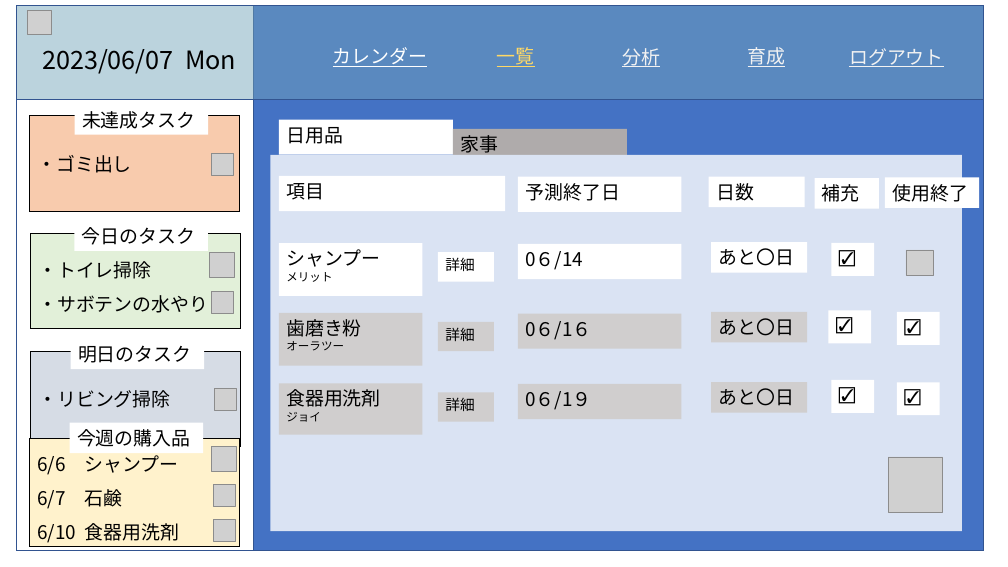
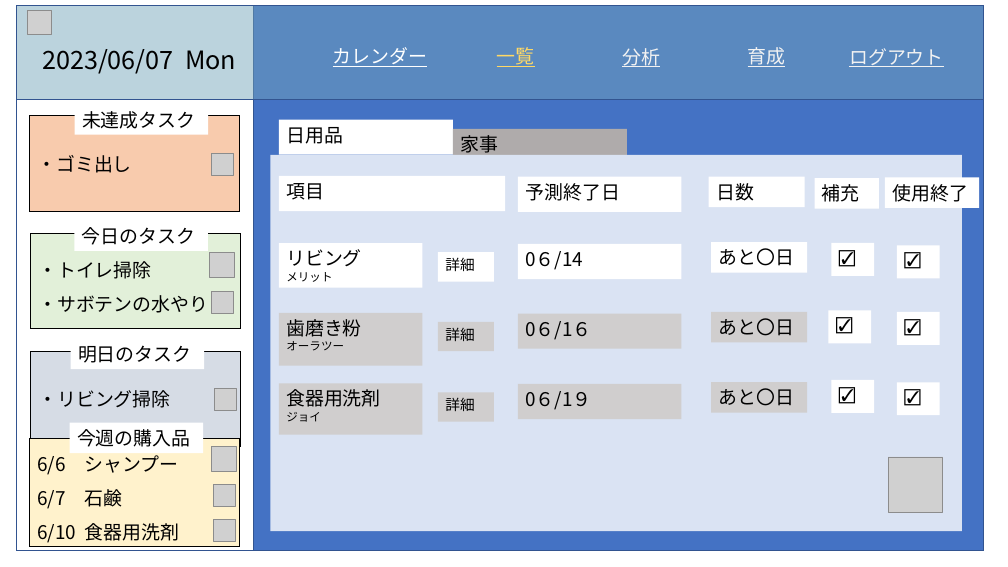
Before and after one commit to dojo2023/A-5, a slide deck: slide 15 of doc/外部設計_プレゼン.pptx. Drawn at 1008x567 pixels with LibreOffice and Linux fonts; fonts in the diff are those of the drawing; grey boxes stand for pictures. Boxes give left, top, right and bottom in pixels: in the first picture for what was removed or moved away, otherwise in the second. Text is boxed around its words. In the diff, an @@ line names an element or a change of style, - is before the commit and + after.

```diff
--- a/doc/外部設計_プレゼン.pptx
+++ b/doc/外部設計_プレゼン.pptx
@@ rectangle "リビング": place and size @@
-rectangle "リビング" at [279,243,423,296]
+rectangle "リビング" at [279,243,423,288]
@@ text in rectangle at [286,249,362,267]: text changed @@
-シャンプー
+リビング
@@ rectangle added at [897,246,940,279], fill #FFFFFF, 16 pt, text #000000 @@
+☑
@@ picture removed at [906,250,933,276] @@
```
Also in this commit, not shown: 1 other slide changed.
